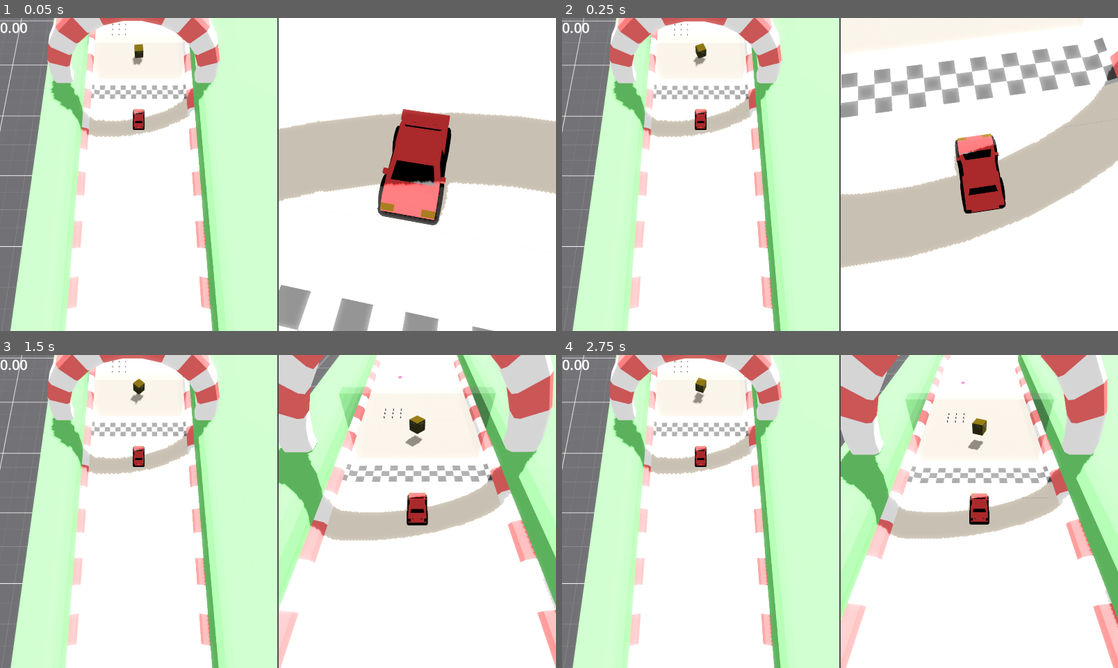
Above: before the commit, frames 1-4 (two rows, left to right).
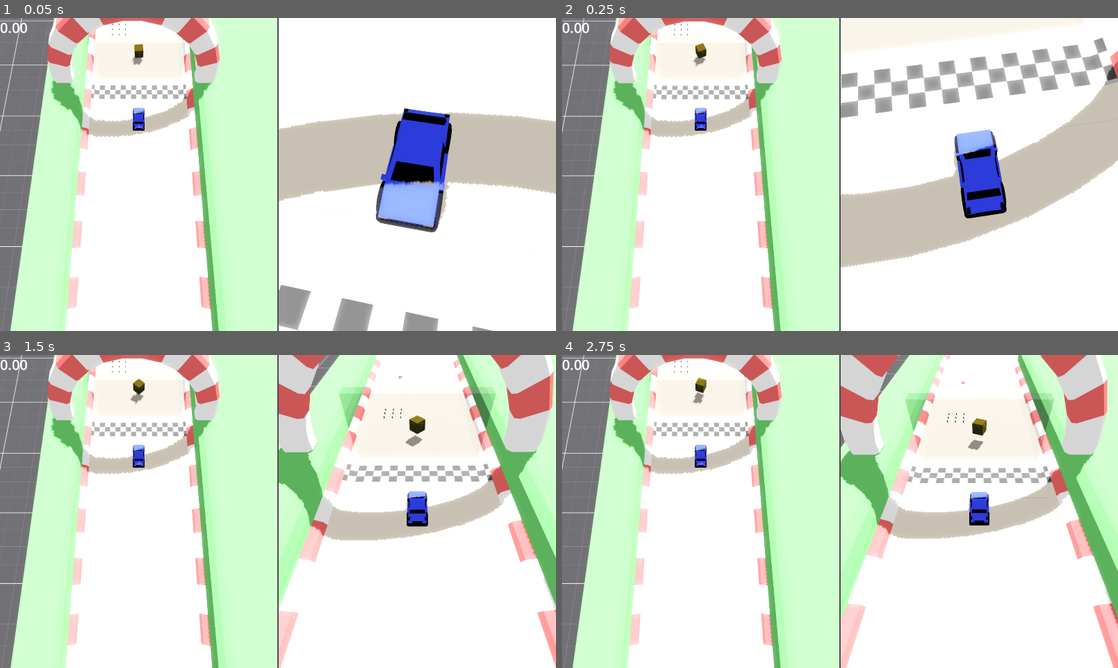
Above: after the commit, the same moments.

Repository: kidscancode/crazy_cars
Game: Godot game, scene res://test_scene.tscn
Two runs of this game, one before a commit and one after it. Both use one fixed random seed, a clock stepped at 60 frames per second and the inputs below.
Inputs:
- Up to frame 1 (0.05 s): no input
- Up to frame 2 (0.25 s): no input
- Up to frame 3 (1.5 s): hold D (steer_right) 0.53-1.28 s; hold S (brake) from 1.28 s (still down)
- Up to frame 4 (2.75 s): release S (brake) at 2.03 s; hold D (steer_right) from 2.03 s (still down)

The runs differ from the first frame. In frame 1, 3.6% of the frame differs, in the area x 23-82%, y 28-69%; in frame 2, 2.0%; in frame 3, 0.5%; in frame 4, 0.5%.

Commit message:
detect controller connect/remove

Diff:
--- a/car_loading_view.gd
+++ b/car_loading_view.gd
@@ -7,7 +7,14 @@
 var block_input_y = false
 var locked = false
 
+@onready var vp_container = $CarLoadingViewport/SubViewportContainer
 @onready var car_scene = $CarLoadingViewport/SubViewportContainer/SubViewport/CarLoadingScene
+
+func set_active(on):
+	if on:
+		vp_container.material.blend_mode = CanvasItemMaterial.BLEND_MODE_MIX
+	else:
+		vp_container.material.blend_mode = CanvasItemMaterial.BLEND_MODE_MUL
 
 #func _process(delta):
 	#if block_input:
@@ -16,6 +23,7 @@
 	#var v = Input.get_joy_axis(player_num, JOY_AXIS_LEFT_Y)
 
 func _ready():
+	vp_container.material = vp_container.material.duplicate()
 	$Label.text = "      "
 	car_scene.current_car = Globals.player_options[player_num]["model"]
 	car_scene.current_color = Globals.player_options[player_num]["color"]
--- a/car_loading_view.tscn
+++ b/car_loading_view.tscn
@@ -1,8 +1,10 @@
-[gd_scene load_steps=5 format=3 uid="uid://brpbq77cc1eq"]
+[gd_scene load_steps=6 format=3 uid="uid://brpbq77cc1eq"]
 
 [ext_resource type="Script" path="res://car_loading_view.gd" id="1_3uapb"]
 [ext_resource type="PackedScene" uid="uid://gexgosj7ejv7" path="res://car_loading_scene.tscn" id="1_aetg1"]
 [ext_resource type="FontFile" uid="uid://b8ajumpdawi75" path="res://assets/icons/MuseoModerno-Medium.ttf" id="3_5k4r2"]
+
+[sub_resource type="CanvasItemMaterial" id="CanvasItemMaterial_xf2ar"]
 
 [sub_resource type="LabelSettings" id="LabelSettings_5acht"]
 font = ExtResource("3_5k4r2")
@@ -24,6 +26,7 @@
 size_flags_vertical = 3
 
 [node name="SubViewportContainer" type="SubViewportContainer" parent="CarLoadingViewport"]
+material = SubResource("CanvasItemMaterial_xf2ar")
 layout_mode = 2
 size_flags_horizontal = 3
 stretch = true
@@ -31,7 +34,7 @@
 [node name="SubViewport" type="SubViewport" parent="CarLoadingViewport/SubViewportContainer"]
 own_world_3d = true
 handle_input_locally = false
-size = Vector2i(2, 2)
+size = Vector2i(973, 973)
 size_2d_override_stretch = true
 render_target_update_mode = 4
 
--- /dev/null
+++ b/effects_test.tscn
@@ -0,0 +1,79 @@
+[gd_scene load_steps=11 format=3 uid="uid://3dufipekg2ig"]
+
+[ext_resource type="PackedScene" uid="uid://by5e3l4per3bn" path="res://assets/GLTF format/sedan.glb" id="1_qqexc"]
+[ext_resource type="Shader" path="res://hologram.gdshader" id="2_2g2lf"]
+[ext_resource type="Shader" uid="uid://dnnw38ptx3rr3" path="res://fire_aura.tres" id="3_jjimp"]
+[ext_resource type="Texture2D" uid="uid://chg7slixpwbjv" path="res://assets/objects/T_PerlinNoise_Tiled.png" id="4_nqfqf"]
+[ext_resource type="Texture2D" uid="uid://dlu858b1pe7km" path="res://assets/objects/T_fire_flipbook4_sm.png" id="5_imuni"]
+
+[sub_resource type="ShaderMaterial" id="ShaderMaterial_l5nfl"]
+render_priority = 0
+shader = ExtResource("2_2g2lf")
+shader_parameter/lines1 = 162.0
+shader_parameter/lines2 = 48.0
+shader_parameter/color = Color(0.215686, 0.619608, 1, 1)
+shader_parameter/_emission = 7.399
+shader_parameter/_fresnel = 1.574
+
+[sub_resource type="ShaderMaterial" id="ShaderMaterial_6f863"]
+render_priority = 0
+shader = ExtResource("3_jjimp")
+shader_parameter/aura_color = Color(1, 0.572549, 0.235294, 1)
+shader_parameter/aura_intensity = 10.0
+shader_parameter/speed = Vector2(10, 30)
+shader_parameter/aura_scale = 0.007
+shader_parameter/aura_texture = ExtResource("4_nqfqf")
+
+[sub_resource type="StandardMaterial3D" id="StandardMaterial3D_vddqv"]
+transparency = 1
+shading_mode = 0
+vertex_color_use_as_albedo = true
+vertex_color_is_srgb = true
+albedo_texture = ExtResource("5_imuni")
+billboard_mode = 3
+billboard_keep_scale = true
+particles_anim_h_frames = 5
+particles_anim_v_frames = 5
+particles_anim_loop = false
+proximity_fade_enabled = true
+proximity_fade_distance = 0.25
+
+[sub_resource type="ParticleProcessMaterial" id="ParticleProcessMaterial_stulw"]
+emission_shape_scale = Vector3(0.6, 0.2, 0.8)
+emission_shape = 3
+emission_box_extents = Vector3(1, 1, 1)
+angle_min = -180.0
+angle_max = 180.0
+radial_velocity_min = 0.1
+radial_velocity_max = 0.15
+gravity = Vector3(2.08165e-12, 1, 2.08165e-12)
+anim_speed_min = 1.0
+anim_speed_max = 1.0
+
+[sub_resource type="QuadMesh" id="QuadMesh_l0cjp"]
+
+[node name="effects_test" type="Node3D"]
+
+[node name="sedan" parent="." instance=ExtResource("1_qqexc")]
+
+[node name="body" parent="sedan/sedan" index="0"]
+surface_material_override/0 = SubResource("ShaderMaterial_l5nfl")
+surface_material_override/1 = SubResource("ShaderMaterial_l5nfl")
+surface_material_override/2 = SubResource("ShaderMaterial_l5nfl")
+surface_material_override/5 = SubResource("ShaderMaterial_l5nfl")
+
+[node name="sedan2" parent="." instance=ExtResource("1_qqexc")]
+transform = Transform3D(1, 0, 0, 0, 1, 0, 0, 0, 1, -2.85136, 0, 0)
+
+[node name="body" parent="sedan2/sedan" index="0"]
+material_overlay = SubResource("ShaderMaterial_6f863")
+
+[node name="Fire" type="GPUParticles3D" parent="sedan2"]
+transform = Transform3D(1, 0, 0, 0, 1, 0, 0, 0, 1, 0, 0.745969, 0)
+material_override = SubResource("StandardMaterial3D_vddqv")
+amount = 50
+process_material = SubResource("ParticleProcessMaterial_stulw")
+draw_pass_1 = SubResource("QuadMesh_l0cjp")
+
+[editable path="sedan"]
+[editable path="sedan2"]
--- /dev/null
+++ b/fire_aura.tres
@@ -0,0 +1,134 @@
+[gd_resource type="VisualShader" load_steps=12 format=3 uid="uid://dnnw38ptx3rr3"]
+
+[sub_resource type="VisualShaderNodeFloatParameter" id="VisualShaderNodeFloatParameter_edadh"]
+parameter_name = "aura_scale"
+default_value_enabled = true
+default_value = 0.007
+
+[sub_resource type="VisualShaderNodeVectorOp" id="VisualShaderNodeVectorOp_xjh8a"]
+default_input_values = [0, Vector2(0, 0), 1, Vector2(0, 0)]
+op_type = 0
+operator = 2
+
+[sub_resource type="VisualShaderNodeUVFunc" id="VisualShaderNodeUVFunc_wu001"]
+
+[sub_resource type="VisualShaderNodeInput" id="VisualShaderNodeInput_kek1c"]
+input_name = "time"
+
+[sub_resource type="VisualShaderNodeVectorOp" id="VisualShaderNodeVectorOp_4hxr1"]
+default_input_values = [0, Vector2(0, 0), 1, Vector2(0, 0)]
+op_type = 0
+operator = 2
+
+[sub_resource type="VisualShaderNodeTexture2DParameter" id="VisualShaderNodeTexture2DParameter_aah3k"]
+parameter_name = "aura_texture"
+texture_type = 1
+
+[sub_resource type="VisualShaderNodeTexture" id="VisualShaderNodeTexture_a8gmh"]
+expanded_output_ports = [0]
+source = 5
+
+[sub_resource type="VisualShaderNodeColorParameter" id="VisualShaderNodeColorParameter_slun8"]
+parameter_name = "aura_color"
+
+[sub_resource type="VisualShaderNodeFloatParameter" id="VisualShaderNodeFloatParameter_p5tuk"]
+parameter_name = "aura_intensity"
+
+[sub_resource type="VisualShaderNodeVectorOp" id="VisualShaderNodeVectorOp_sy0vd"]
+default_input_values = [0, Quaternion(0, 0, 0, 0), 1, Quaternion(0, 0, 0, 0)]
+op_type = 2
+operator = 2
+
+[sub_resource type="VisualShaderNodeVec2Parameter" id="VisualShaderNodeVec2Parameter_65y5f"]
+parameter_name = "speed"
+default_value_enabled = true
+default_value = Vector2(1, 1)
+
+[resource]
+code = "shader_type spatial;
+render_mode blend_mix, depth_draw_opaque, cull_back, diffuse_lambert, specular_schlick_ggx, unshaded;
+
+uniform vec4 aura_color : source_color;
+uniform float aura_intensity;
+uniform vec2 speed = vec2(1.000000, 1.000000);
+uniform float aura_scale = 0.00700000021607;
+uniform sampler2D aura_texture : source_color;
+
+
+
+void fragment() {
+// ColorParameter:3
+	vec4 n_out3p0 = aura_color;
+
+
+// FloatParameter:4
+	float n_out4p0 = aura_intensity;
+
+
+// VectorOp:5
+	vec4 n_out5p0 = n_out3p0 * vec4(n_out4p0);
+
+
+// Input:14
+	float n_out14p0 = TIME;
+
+
+// Vector2Parameter:8
+	vec2 n_out8p0 = speed;
+
+
+// VectorOp:15
+	vec2 n_out15p0 = vec2(n_out14p0) * n_out8p0;
+
+
+// UVFunc:13
+	vec2 n_in13p1 = vec2(1.00000, 1.00000);
+	vec2 n_out13p0 = n_out15p0 * n_in13p1 + UV;
+
+
+// FloatParameter:11
+	float n_out11p0 = aura_scale;
+
+
+// VectorOp:12
+	vec2 n_out12p0 = n_out13p0 * vec2(n_out11p0);
+
+
+	vec4 n_out17p0;
+// Texture2D:17
+	n_out17p0 = texture(aura_texture, n_out12p0);
+
+
+// Output:0
+	ALBEDO = vec3(n_out5p0.xyz);
+	ALPHA = n_out17p0.x;
+
+
+}
+"
+graph_offset = Vector2(-759.178, 10.8087)
+flags/unshaded = true
+nodes/fragment/0/position = Vector2(2140, 160)
+nodes/fragment/3/node = SubResource("VisualShaderNodeColorParameter_slun8")
+nodes/fragment/3/position = Vector2(20, -360)
+nodes/fragment/4/node = SubResource("VisualShaderNodeFloatParameter_p5tuk")
+nodes/fragment/4/position = Vector2(80, 320)
+nodes/fragment/5/node = SubResource("VisualShaderNodeVectorOp_sy0vd")
+nodes/fragment/5/position = Vector2(1081.24, 151.306)
+nodes/fragment/8/node = SubResource("VisualShaderNodeVec2Parameter_65y5f")
+nodes/fragment/8/position = Vector2(-3760, 1260)
+nodes/fragment/11/node = SubResource("VisualShaderNodeFloatParameter_edadh")
+nodes/fragment/11/position = Vector2(-2420, 1600)
+nodes/fragment/12/node = SubResource("VisualShaderNodeVectorOp_xjh8a")
+nodes/fragment/12/position = Vector2(-1480, 1240)
+nodes/fragment/13/node = SubResource("VisualShaderNodeUVFunc_wu001")
+nodes/fragment/13/position = Vector2(-2300, 720)
+nodes/fragment/14/node = SubResource("VisualShaderNodeInput_kek1c")
+nodes/fragment/14/position = Vector2(-3740, 660)
+nodes/fragment/15/node = SubResource("VisualShaderNodeVectorOp_4hxr1")
+nodes/fragment/15/position = Vector2(-2860, 860)
+nodes/fragment/16/node = SubResource("VisualShaderNodeTexture2DParameter_aah3k")
+nodes/fragment/16/position = Vector2(-700, 1820)
+nodes/fragment/17/node = SubResource("VisualShaderNodeTexture_a8gmh")
+nodes/fragment/17/position = Vector2(405.879, 1176.03)
+nodes/fragment/connections = PackedInt32Array(3, 0, 5, 0, 4, 0, 5, 1, 5, 0, 0, 0, 11, 0, 12, 1, 13, 0, 12, 0, 14, 0, 15, 0, 8, 0, 15, 1, 15, 0, 13, 2, 16, 0, 17, 2, 17, 0, 0, 1, 12, 0, 17, 0)
--- a/globals.gd
+++ b/globals.gd
@@ -22,8 +22,8 @@
 
 var player_options = [
 	{
-		"model": 2,
-		"color": 3
+		"model": 0,
+		"color": 1
 	},
 	{
 		"model": 1,
@@ -40,7 +40,6 @@
 ]
 
 func _ready():
-	print(Input.get_connected_joypads())
 	Input.joy_connection_changed.connect(joy_connect)
 
 func joy_connect(device_num, connected):
--- a/hologram_test.tscn
+++ /dev/null
@@ -1,25 +0,0 @@
-[gd_scene load_steps=4 format=3 uid="uid://3dufipekg2ig"]
-
-[ext_resource type="PackedScene" uid="uid://by5e3l4per3bn" path="res://assets/GLTF format/sedan.glb" id="1_xfq7r"]
-[ext_resource type="Shader" path="res://hologram.gdshader" id="2_tma1d"]
-
-[sub_resource type="ShaderMaterial" id="ShaderMaterial_l5nfl"]
-render_priority = 0
-shader = ExtResource("2_tma1d")
-shader_parameter/lines1 = 162.0
-shader_parameter/lines2 = 48.0
-shader_parameter/color = Color(0.215686, 0.619608, 1, 1)
-shader_parameter/_emission = 7.399
-shader_parameter/_fresnel = 1.574
-
-[node name="hologram_test" type="Node3D"]
-
-[node name="sedan" parent="." instance=ExtResource("1_xfq7r")]
-
-[node name="body" parent="sedan/sedan" index="0"]
-surface_material_override/0 = SubResource("ShaderMaterial_l5nfl")
-surface_material_override/1 = SubResource("ShaderMaterial_l5nfl")
-surface_material_override/2 = SubResource("ShaderMaterial_l5nfl")
-surface_material_override/5 = SubResource("ShaderMaterial_l5nfl")
-
-[editable path="sedan"]
--- a/laser/select_screen.gd
+++ b/laser/select_screen.gd
@@ -1 +1,20 @@
 extends MarginContainer
+
+@onready var car_displays = $VBoxContainer/HBoxContainer
+
+func _ready():
+	Input.joy_connection_changed.connect(joy_connect)
+	var connected_controllers = Input.get_connected_joypads()
+	for display in car_displays.get_children():
+		if display.player_num in connected_controllers:
+			display.set_active(true)
+		else:
+			display.set_active(false)
+
+func joy_connect(device_num, connected):
+	if connected:
+		print("connected: " + str(device_num))
+		car_displays.get_child(device_num).set_active(true)
+	else:
+		print("disconnected: " + str(device_num))
+		car_displays.get_child(device_num).set_active(false)
--- a/track_01.gd
+++ b/track_01.gd
@@ -17,6 +17,7 @@
 		# position car at spawn point
 		# disable input
 		# start countdown
+
 func spawn_cars():
 	var players = Input.get_connected_joypads()
 	if players.size() < 3:
--- a/track_01.tscn
+++ b/track_01.tscn
@@ -95,6 +95,21 @@
 rotate_speed = -1.5
 off_time = 0
 
+[node name="Spikes2" parent="track1" instance=ExtResource("12_mxkco")]
+transform = Transform3D(1, 0, 0, 0, 1, 0, 0, 0, 1, 68.741, 0, -36.5106)
+
+[node name="Spikes3" parent="track1" instance=ExtResource("12_mxkco")]
+transform = Transform3D(1, 0, 0, 0, 1, 0, 0, 0, 1, 68.741, 0, -34.0106)
+
+[node name="Spikes4" parent="track1" instance=ExtResource("12_mxkco")]
+transform = Transform3D(1, 0, 0, 0, 1, 0, 0, 0, 1, 68.741, 0, -31.5106)
+
+[node name="Spikes5" parent="track1" instance=ExtResource("12_mxkco")]
+transform = Transform3D(1, 0, 0, 0, 1, 0, 0, 0, 1, 68.741, 0, -28.8963)
+
+[node name="Boost2" parent="track1" instance=ExtResource("5_f17ah")]
+transform = Transform3D(-4.12579e-08, -0.906868, -0.421416, 1.44386e-08, 0.421416, -0.906868, 1, -4.35001e-08, -4.29281e-09, 105.868, 2.25618, -137.58)
+
 [node name="GridContainer" type="GridContainer" parent="."]
 anchors_preset = 15
 anchor_right = 1.0
@@ -107,15 +122,3 @@
 [node name="AudioStreamPlayer" type="AudioStreamPlayer" parent="."]
 stream = ExtResource("10_onv77")
 volume_db = -12.0
-
-[node name="Spikes2" parent="." instance=ExtResource("12_mxkco")]
-transform = Transform3D(1, 0, 0, 0, 1, 0, 0, 0, 1, 68.741, 0, -36.5106)
-
-[node name="Spikes3" parent="." instance=ExtResource("12_mxkco")]
-transform = Transform3D(1, 0, 0, 0, 1, 0, 0, 0, 1, 68.741, 0, -34.0106)
-
-[node name="Spikes4" parent="." instance=ExtResource("12_mxkco")]
-transform = Transform3D(1, 0, 0, 0, 1, 0, 0, 0, 1, 68.741, 0, -31.5106)
-
-[node name="Spikes5" parent="." instance=ExtResource("12_mxkco")]
-transform = Transform3D(1, 0, 0, 0, 1, 0, 0, 0, 1, 68.741, 0, -28.8963)
Binary file added: assets/objects/T_Noise1_tiled.png
Not shown, added: assets/objects/T_Noise1_tiled.png.import
Binary file added: assets/objects/T_PerlinNoise_Tiled.png
Not shown, added: assets/objects/T_PerlinNoise_Tiled.png.import
Not shown, added: assets/objects/T_fire_flipbook4_sm.png.import
Binary file added: assets/objects/T_trail12.png
Not shown, added: assets/objects/T_trail12.png.import
